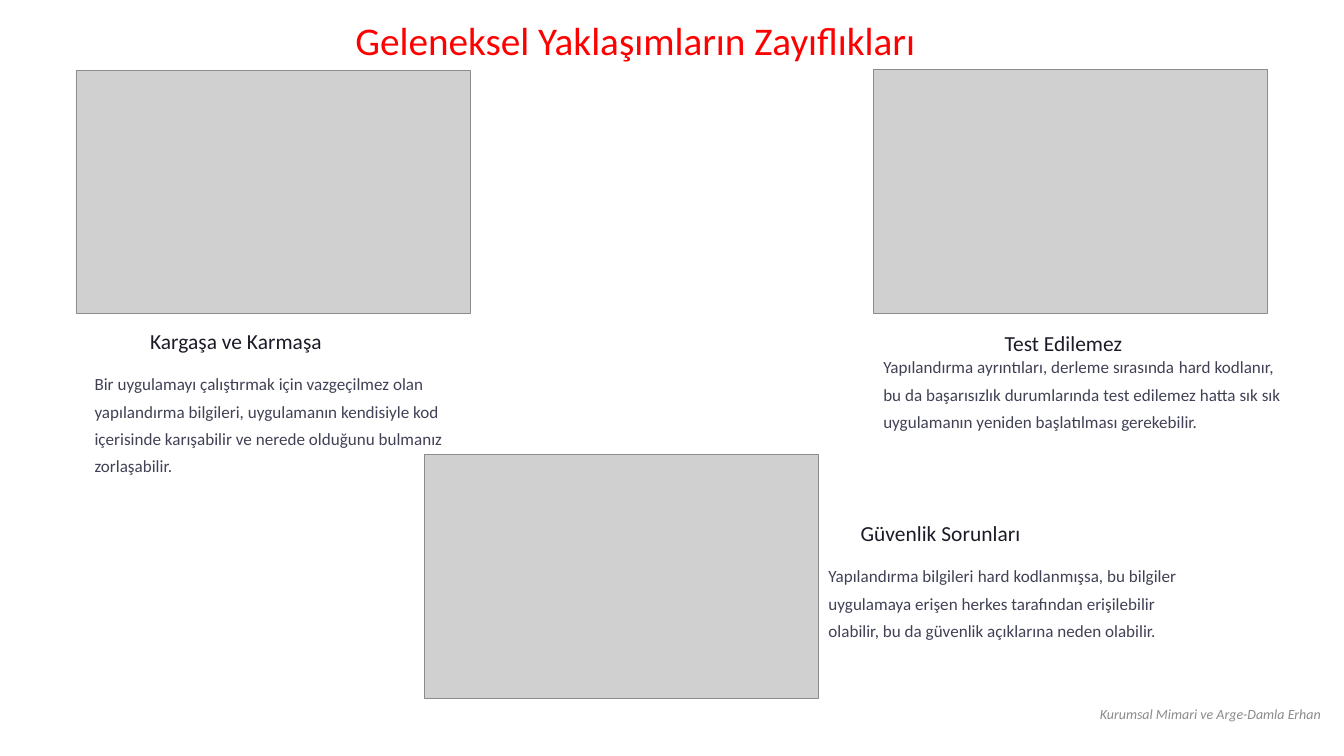
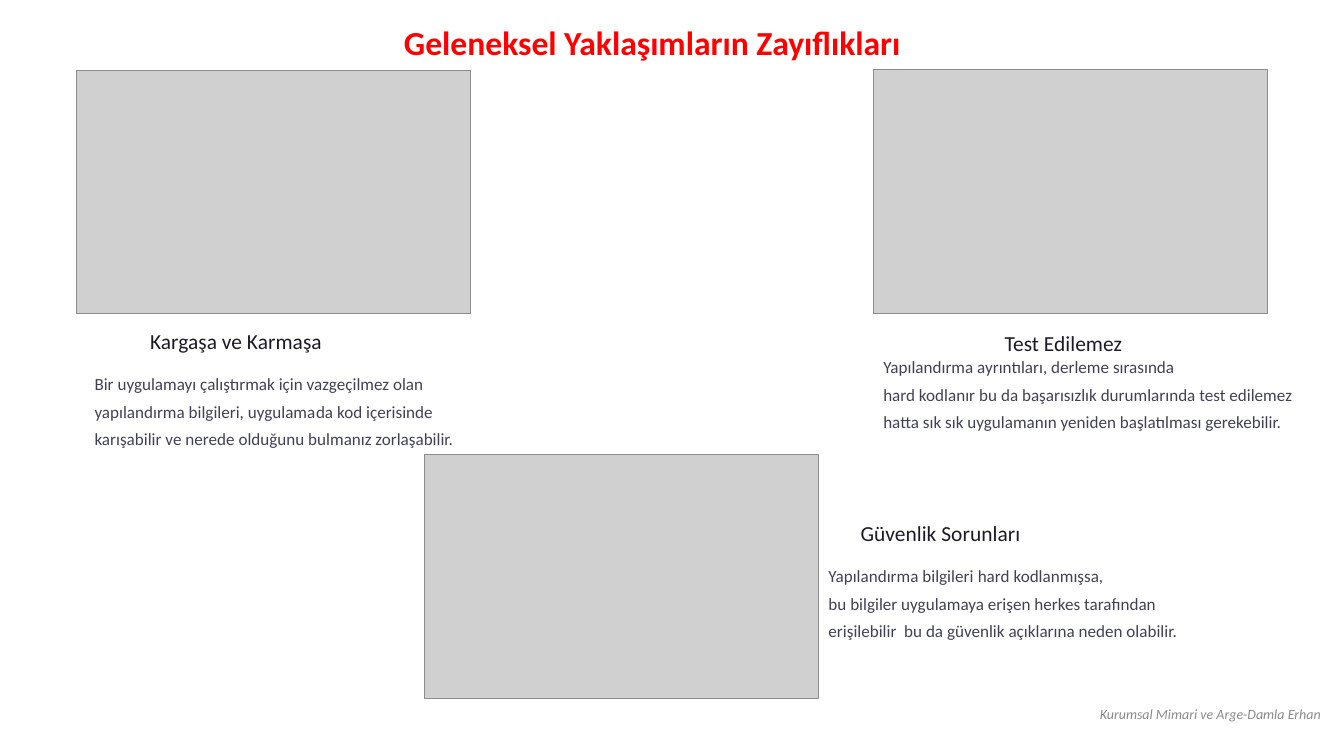
Before and after one commit to erhandamla/ZBARCH, a slide deck: slide 10 of Microservis-ExternalizedPattern2008.pptx. Drawn at 1344x756 pixels with LibreOffice and Linux fonts; fonts in the diff are those of the drawing; grey boxes stand for pictures; background and template pictures are left out. Boxes give left, top, right and bottom in pixels: in the first picture for what was removed or moved away, otherwise in the second. Text is boxed around its words. In the diff, an @@ line names an element or a change of style, - is before the commit and + after.

```diff
--- a/Microservis-ExternalizedPattern2008.pptx
+++ b/Microservis-ExternalizedPattern2008.pptx
@@ text "Geleneksel Yaklaşımların Zayıflıkları" at bbox=[404, 31, 900, 61]: size 28 to 24 pt, bold on @@
@@ text at bbox=[95, 378, 453, 448]: text changed @@
-Bir uygulamayı çalıştırmak için vazgeçilmez olan yapılandırma bilgileri, uygulamanın kendisiyle kod içerisinde karışabilir ve nerede olduğunu bulmanız zorlaşabilir.
+Bir uygulamayı çalıştırmak için vazgeçilmez olan yapılandırma bilgileri, uygulamada kod içerisinde karışabilir ve nerede olduğunu bulmanız zorlaşabilir.
@@ text at bbox=[883, 361, 1292, 431]: text changed @@
-Yapılandırma ayrıntıları, derleme sırasında hard kodlanır, bu da başarısızlık durumlarında test edilemez hatta sık sık uygulamanın yeniden başlatılması gerekebilir.
+Yapılandırma ayrıntıları, derleme sırasında
+hard kodlanır bu da başarısızlık durumlarında test edilemez hatta sık sık uygulamanın yeniden başlatılması gerekebilir.
@@ text at bbox=[828, 570, 1176, 640]: text changed @@
-Yapılandırma bilgileri hard kodlanmışsa, bu bilgiler uygulamaya erişen herkes tarafından erişilebilir olabilir, bu da güvenlik açıklarına neden olabilir.
+Yapılandırma bilgileri hard kodlanmışsa,
+bu bilgiler uygulamaya erişen herkes tarafından erişilebilir bu da güvenlik açıklarına neden olabilir.
```
Also in this commit, not shown: 7 other slides changed, 1 other file.
